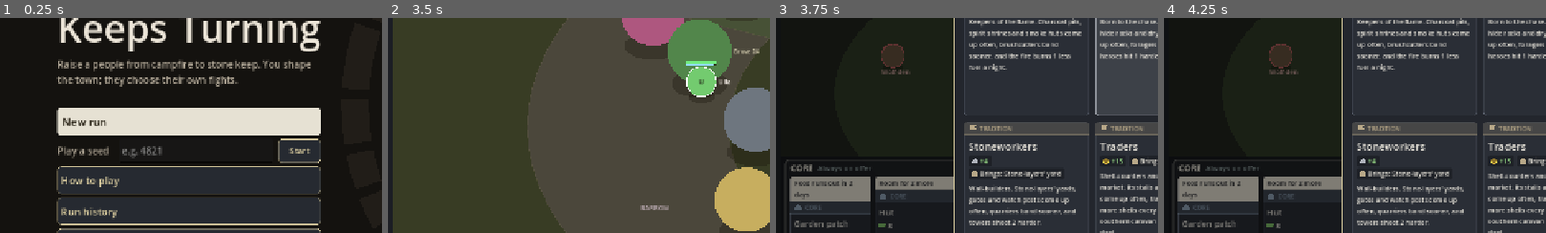
Above: before the commit, frames 1-4 (left to right).
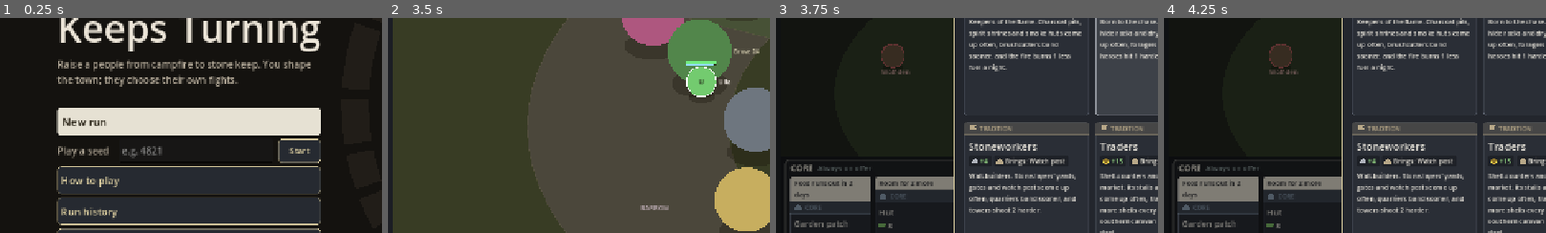
Above: after the commit, the same moments.

Repository: carltonbonks/YourEarthKeepsTurning-CityBuilder
Game: Godot game, scene res://game/main.tscn
Same seed, same stepped clock (60 frames per second), same inputs: the game is played once before the commit and once after it.
Inputs (mouse positions are % of the whole screen's width and height, from its top left):
- Up to frame 1 (0.25 s): no input
- Up to frame 2 (3.5 s): click (26, 61) at 0.52 s; type "12" at 0.6 s; click "Begin round 1" at 1.25 s; click "Begin round 1" at 2 s; click "New run" at 2.75 s
- Up to frame 3 (3.75 s): tap Enter at 3.5 s; drag from (50, 50) to (60, 28) at 3.52 s
- Up to frame 4 (4.25 s): no input
The pictures show only the part of the screen within x 0-50%, y 30-80%; the shares and areas given below are measured in that part.

Frames 1-2 are identical in both runs. In frame 3, 2.8% of the frame differs, in the area x 50-79%, y 65-97%; in frame 4, 2.8%.

Commit message:
Stoneworkers bring a watch post; balance_run.gd from= splits a style's seeds
Co-Authored-By: Claude Opus 5.5 (1M context) <noreply@anthropic.com>
Claude-Session: https://claude.ai/code/session_01JhUZ91iHFyP69Pg76bZNHe

Diff:
--- a/data/traditions.json
+++ b/data/traditions.json
@@ -5,7 +5,7 @@
 	"woodfolk": {"name": "Woodfolk", "text": "People of the deep woods. Foresters, charcoal pits and longhouses come up often, woodcutters band sooner, and you start with 10 more wood.",
 		"buildings": ["forester", "charcoal_pit", "longhouse"], "leaning": "woodcutter", "effects": {}, "start": {"wood": 10}, "blueprint": "forester"},
 	"stoneworkers": {"name": "Stoneworkers", "text": "Wall-builders. Stone-layers' yards, gates and watch posts come up often, quarriers band sooner, and towers shoot 2 harder.",
-		"buildings": ["stone_yard", "gate", "watch_post", "knapper"], "leaning": "quarrier", "effects": {"tower_attack": 2}, "start": {"stone": 4}, "blueprint": "stone_yard"},
+		"buildings": ["stone_yard", "gate", "watch_post", "knapper"], "leaning": "quarrier", "effects": {"tower_attack": 2}, "start": {"stone": 4}, "blueprint": "watch_post"},
 	"firekeepers": {"name": "Firekeepers", "text": "Keepers of the flame. Charcoal pits, spirit shrines and smoke huts come up often, brushcutters band sooner, and the fire burns 1 less fuel a night.",
 		"buildings": ["charcoal_pit", "shrine", "smoke_hut"], "leaning": "brushcutter", "effects": {"fuel_saving": 1}, "start": {"fuel": 6}, "blueprint": "shrine"},
 	"traders": {"name": "Traders", "text": "Shell-counters and hagglers. The market, its stalls and the mead hall come up often, traders leave 5 more shells every round, and the southern caravan lays out 1 more deal.",
--- a/tests/test_first_run.gd
+++ b/tests/test_first_run.gd
@@ -150,10 +150,10 @@
 	var run := RunState.new(content, 4821)
 	var picks := run.hand.picks
 	run.choose_traditions(["stoneworkers"])
-	check(run.hand.blueprints.has("stone_yard"), "Stoneworkers start with the stone-layers' yard")
+	check(run.hand.blueprints.has("watch_post"), "Stoneworkers start with the watch post")
 	check_eq(run.hand.picks, picks - 1, "in place of one of round 1's drafts")
-	check(not run.hand.cards.any(func(c: Dictionary) -> bool: return c["building"] == "stone_yard"), "and the draft doesn't offer it again")
-	check(run.record.entry["actions"].any(func(a: Dictionary) -> bool: return a["kind"] == "tradition_blueprint" and a.get("building") == "stone_yard"), "the record says so")
+	check(not run.hand.cards.any(func(c: Dictionary) -> bool: return c["building"] == "watch_post"), "and the draft doesn't offer it again")
+	check(run.record.entry["actions"].any(func(a: Dictionary) -> bool: return a["kind"] == "tradition_blueprint" and a.get("building") == "watch_post"), "the record says so")
 	run.dispose()
 	run = RunState.new(content, 4821)
 	run.choose_traditions(["smiths"])
--- a/tools/balance_run.gd
+++ b/tools/balance_run.gd
@@ -1,11 +1,12 @@
 extends SceneTree
 ## Headless balance report: plays many seeded runs with a scripted player.
-## Usage: godot --headless --path . -s res://tools/balance_run.gd [-- runs=50 style=balanced out=runs.jsonl label=pr5 gates=2 gate_round=3 gardens=3 upkeep=0 traditions=0 pedlar=0 runners=0]
+## Usage: godot --headless --path . -s res://tools/balance_run.gd [-- runs=50 from=1000 style=balanced out=runs.jsonl label=pr5 gates=2 gate_round=3 gardens=3 upkeep=0 traditions=0 pedlar=0 runners=0]
 ## out= also writes every run's record (same format as the game's Run history) for run_report.gd
 ## and tools/export_csv.py. label= names the build being tested (it becomes the runs' game_version).
 
 func _init() -> void:
 	var runs := 100
+	var first := 1000  # the first seed; from= splits one style's seeds over several processes
 	var style := "balanced"
 	var out_path := ""
 	var label := "dev"
@@ -19,6 +20,8 @@
 	for arg in OS.get_cmdline_user_args():
 		if arg.begins_with("runs="):
 			runs = int(arg.trim_prefix("runs="))
+		elif arg.begins_with("from="):
+			first = int(arg.trim_prefix("from="))
 		elif arg.begins_with("style="):
 			style = arg.trim_prefix("style=")
 		elif arg.begins_with("out="):
@@ -48,7 +51,7 @@
 	var lost_on := {}
 	var power_by_round := {}  # round -> [runs, town total, wave total, wave/town total]
 	for s in runs:
-		var run := RunState.new(content, 1000 + s)
+		var run := RunState.new(content, first + s)
 		var bot := AutoPlayer.new()
 		bot.style = style
 		if gates >= 0:
@@ -86,7 +89,7 @@
 		deaths_total += run.fallen.size()
 		folk_lost += run.fallen_folk
 		run.dispose()
-	print("Style: %s, %d runs (seeds 1000-%d)" % [style, runs, 999 + runs])
+	print("Style: %s, %d runs (seeds %d-%d)" % [style, runs, first, first + runs - 1])
 	print("Win rate: %d%%" % roundi(100.0 * wins / runs))
 	print("Average round reached: %.1f" % (float(rounds_total) / runs))
 	print("Average heroes lost per run: %.1f" % (float(deaths_total) / runs))
Not shown, changed: CLAUDE.md
Not shown, changed: docs/PENDING_DEFAULTS.md
